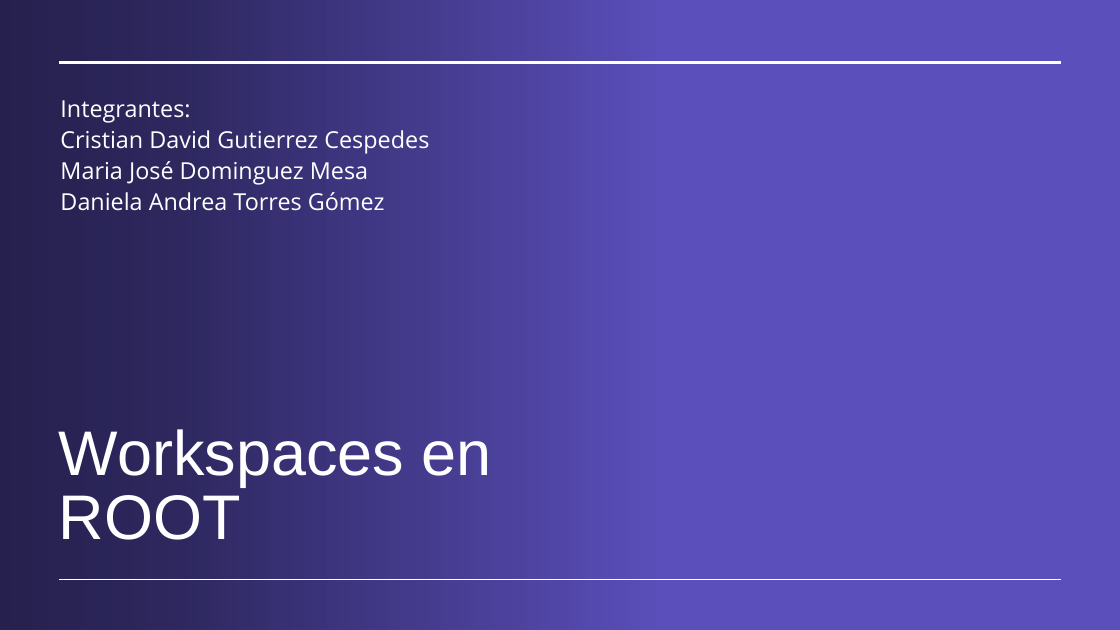
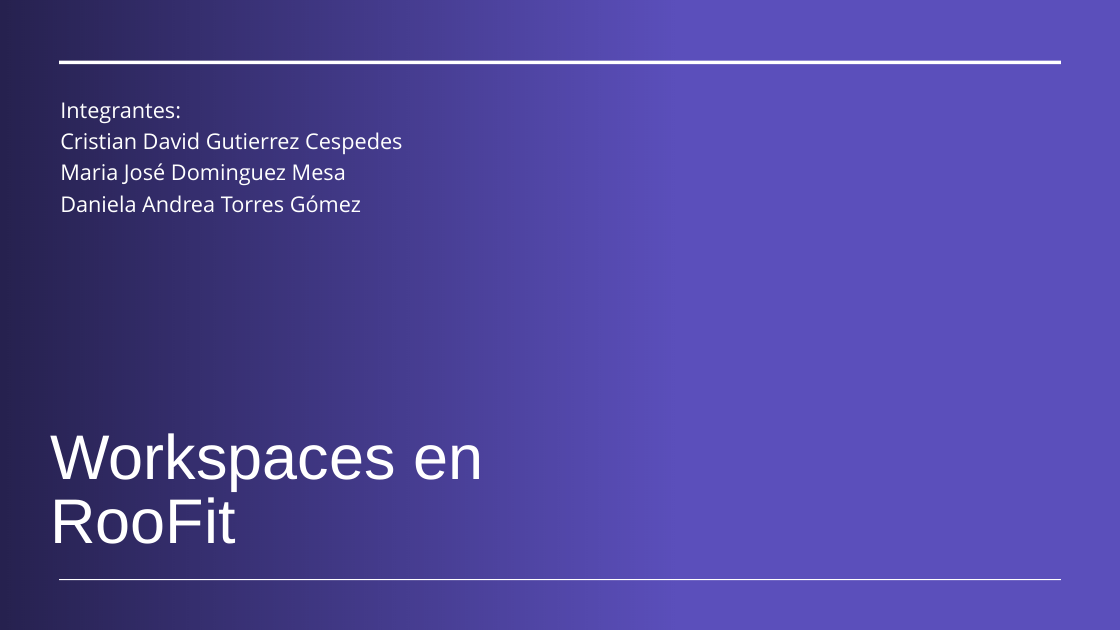
Before and after one commit to cdavidgutierrez/ProyectoFinal_CERN_ROOT, a slide deck: slide 1 of Workspaces en root.pptx. Drawn at 1120x630 pixels with LibreOffice and Linux fonts; fonts in the diff are those of the drawing; background and template pictures are left out. Boxes give left, top, right and bottom in pixels: in the first picture for what was removed or moved away, otherwise in the second. Text is boxed around its words. In the diff, an @@ line names an element or a change of style, - is before the commit and + after.

```diff
--- a/Workspaces en root.pptx
+++ b/Workspaces en root.pptx
@@ text "Integrantes:" at <box>60,102,402,213</box>: size 20 to 18.6 pt; line spacing 1.1 to 1.2 @@
@@ title at <box>50,433,483,544</box>: text changed @@
-Workspaces en ROOT
+Workspaces en RooFit
```
Also in this commit, not shown: 18 other slides changed, 8 slides added, 11 slides removed.
